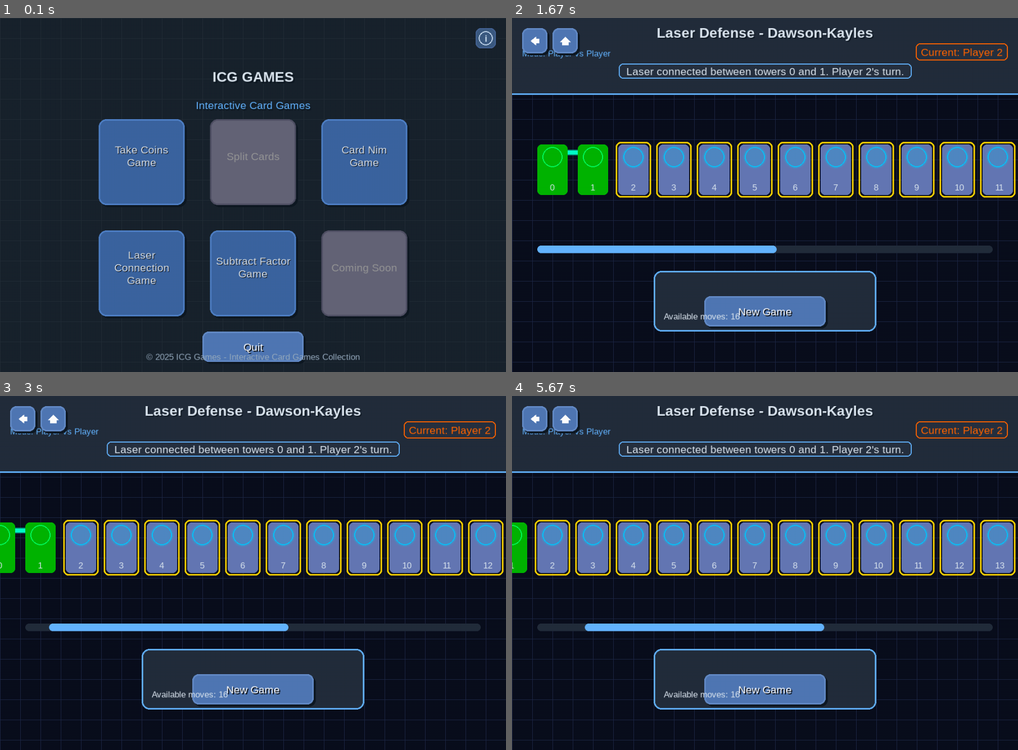
Above: before the commit, frames 1-4 (two rows, left to right).
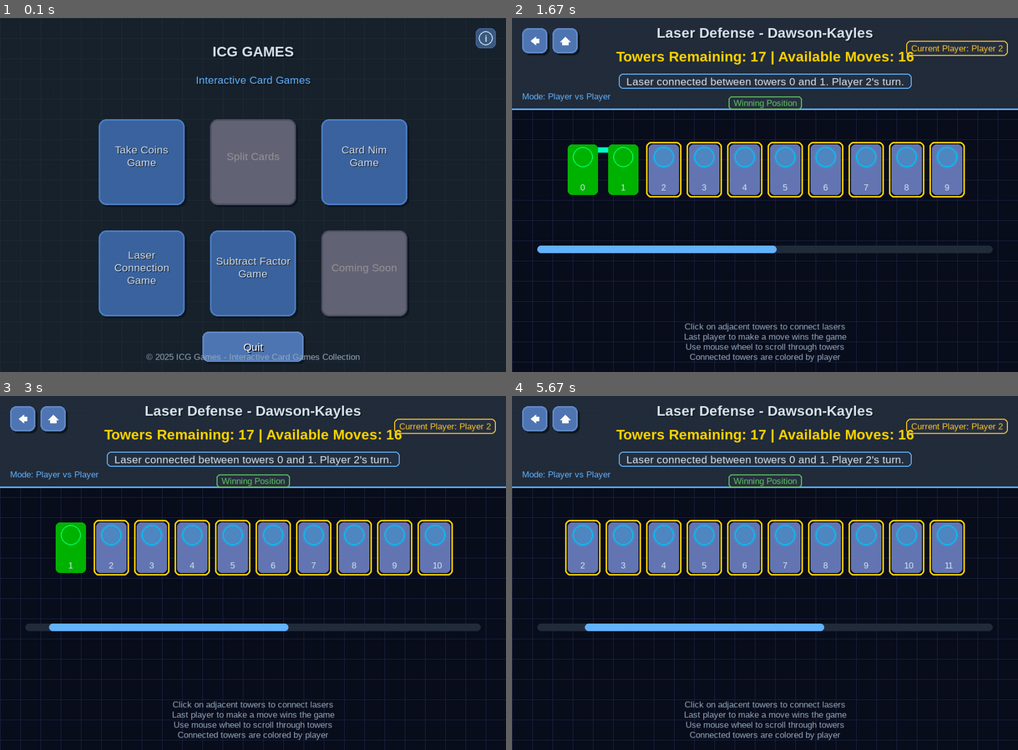
Above: after the commit, the same moments.

Repository: JieteXue/ICG-Games
Game: pygame game, started from Nice/main.py
Two runs of this game, one before a commit and one after it. Both use one fixed random seed, a clock stepped at 60 frames per second and the inputs below.
Inputs:
- Up to frame 1 (0.1 s): no input
- Up to frame 2 (1.67 s): click "Laser" at 0.38 s; click "Player vs Player" at 0.72 s; click "0" at 1.07 s; click "1" at 1.4 s
- Up to frame 3 (3 s): hold Right 1.67-2.13 s; hold Right 2.17-2.63 s; hold Left from 2.67 s (still down)
- Up to frame 4 (5.67 s): release Left at 3.2 s; hold Left 3.23-3.63 s; hold Right 3.67-4.3 s; hold Left 4.33-4.8 s; hold Right 4.83-5.3 s; hold Right from 5.33 s (still down)

The runs differ from the first frame. In frame 1, 0.9% of the frame differs, in the area x 38-62%, y 8-26%; in frame 2, 25%; in frame 3, 26%, in the area x 0-100%, y 6-98%; in frame 4, 25%.

Commit message:
Redesign

Diff:
--- a/Nice/src/games/dawson_kayles/game.py
+++ b/Nice/src/games/dawson_kayles/game.py
@@ -9,7 +9,6 @@
 from games.dawson_kayles.ui import DawsonKaylesUI
 from ui.menus import GameModeSelector
 from utils.constants import CARD_GAME_FPS
-from utils.key_repeat import KeyRepeatManager
 
 class DawsonKaylesInputHandler:
     """Dawson-Kayles游戏输入处理器"""
@@ -17,21 +16,21 @@
     def __init__(self, game_logic, ui):
         self.game_logic = game_logic
         self.ui = ui
-        self.key_repeat_manager = KeyRepeatManager()
-
-    def handle_mouse_click(self, event, tower_buttons, control_buttons):
+
+    def handle_mouse_click(self, event, tower_buttons, control_buttons, game_over_buttons=None):
         """处理鼠标点击事件"""
         mouse_pos = pygame.mouse.get_pos()
 
         if self.game_logic.game_over:
-            # 检查重新开始按钮
-            if control_buttons["restart"].is_clicked(event):
-                self.game_logic.initialize_game(self.game_logic.game_mode, self.game_logic.difficulty)
-                self.ui.scroll_offset = 0
-                self.ui.selected_tower = None
-                return None
+            # 游戏结束，只处理重新开始和导航按钮
+            if game_over_buttons and "restart" in game_over_buttons:
+                if game_over_buttons["restart"].is_clicked(event):
+                    self.game_logic.initialize_game(self.game_logic.game_mode, self.game_logic.difficulty)
+                    self.ui.scroll_offset = 0
+                    self.ui.selected_tower = None
+                    return None
         else:
-            # 检查是否可以交互
+            # 游戏进行中，检查是否可以交互
             can_interact = False
             if self.game_logic.game_mode == "PVP":
                 can_interact = True
@@ -81,11 +80,6 @@
             elif event.key == pygame.K_RIGHT:
                 self.ui.scroll_right(self.game_logic.num_towers)
 
-    def update_key_repeat(self):
-        """更新按键重复状态"""
-        # 当前版本暂不需要按键重复
-        pass
-
 class DawsonKaylesGame(BaseGame):
     """Dawson-Kayles游戏实现"""
 
@@ -103,6 +97,7 @@
 
         # 创建UI组件
         self.control_buttons = self.ui.create_control_buttons()
+        self.game_over_buttons = {}
         self.tower_buttons = []
         self.ai_timer = 0
 
@@ -132,6 +127,9 @@
         for button in self.control_buttons.values():
             button.update_hover(mouse_pos)
 
+        for button in self.game_over_buttons.values():
+            button.update_hover(mouse_pos)
+
         for button in self.tower_buttons:
             button.update_hover(mouse_pos)
 
@@ -141,13 +139,14 @@
 
             elif event.type == pygame.MOUSEBUTTONDOWN:
                 result = self.input_handler.handle_mouse_click(
-                    event, self.tower_buttons, self.control_buttons
+                    event, self.tower_buttons, self.control_buttons, self.game_over_buttons
                 )
                 if result == "back":
                     # 重新初始化游戏设置
                     self.initialize_game_settings()
                     self.ui.scroll_offset = 0
                     self.ui.selected_tower = None
+                    self.game_over_buttons = {}
                 elif result == "home":
                     # 返回主菜单
                     return False
@@ -165,6 +164,10 @@
         """更新游戏状态"""
         # 更新炮塔按钮
         self.tower_buttons = self.ui.create_tower_buttons(self.logic.num_towers)
+
+        # 如果游戏结束，创建游戏结束按钮
+        if self.logic.game_over and not self.game_over_buttons:
+            self.game_over_buttons = self.ui.create_game_over_buttons()
 
         # AI的回合（仅在PvE模式）
         if (self.logic.game_mode == "PVE" and
@@ -195,9 +198,6 @@
             # 绘制炮塔和激光
             self.ui.draw_towers_and_lasers(self.logic, self.tower_buttons)
 
-            # 绘制控制面板
-            self.ui.draw_control_panel(self.control_buttons, self.logic)
-
             # 绘制滚动条
             self.ui.draw_scrollbar(self.logic.num_towers)
 
@@ -207,9 +207,13 @@
             if "home" in self.control_buttons:
                 self.control_buttons["home"].draw(self.screen)
 
-            # 绘制重新开始按钮（游戏结束时）
-            if self.logic.game_over:
-                self.control_buttons["restart"].draw(self.screen)
+            # 绘制操作提示（游戏进行中）
+            if not self.logic.game_over:
+                self.ui.draw_hints()
+            else:
+                # 游戏结束，绘制重新开始按钮
+                for button in self.game_over_buttons.values():
+                    button.draw(self.screen)
 
             pygame.display.flip()
 
@@ -227,7 +231,8 @@
             'game_over': self.logic.game_over,
             'winner': f"Player {self.logic.winner}" if self.logic.winner else None,
             'towers_remaining': sum(self.logic.towers),
-            'available_moves': len(self.logic.get_available_moves())
+            'available_moves': len(self.logic.get_available_moves()),
+            'winning_position': self.logic.judge_win()
         }
 
     def run(self):
--- a/Nice/src/games/dawson_kayles/logic.py
+++ b/Nice/src/games/dawson_kayles/logic.py
@@ -18,11 +18,13 @@
         self.message = ""
         self.game_mode = None
         self.difficulty = None
+        self.winning_cache = {}  # 缓存胜负状态
 
     def initialize_game(self, game_mode, difficulty=None):
         """Initialize a new game"""
         self.game_mode = game_mode
         self.difficulty = difficulty
+        self.winning_cache = {}  # 清空缓存
 
         # 随机生成8-20个炮塔
         self.num_towers = random.randint(8, 20)
@@ -33,7 +35,8 @@
         self.winner = None
 
         if self.game_mode == "PVE":
-            self.message = f"Game Started! {self.num_towers} towers deployed. Player 1's turn."
+            difficulty_names = ["Easy", "Normal", "Hard", "Insane"]
+            self.message = f"Game Started! {self.num_towers} towers deployed. Player 1's turn. Difficulty: {difficulty_names[self.difficulty-1]}"
         else:
             self.message = f"Game Started! {self.num_towers} towers deployed. Player 1's turn."
 
@@ -60,8 +63,15 @@
         # 检查游戏是否结束
         if not self.get_available_moves():
             self.game_over = True
-            self.winner = 3 - self.current_player  # 对方获胜
-            self.message = f"Game Over! Player {self.winner} wins! No more moves available."
+            # 修改胜负规则：最后完成配对的玩家获胜
+            self.winner = self.current_player  # 当前玩家获胜
+            if self.game_mode == "PVE":
+                if self.winner == 1:
+                    self.message = f"Game Over! Player 1 wins! No more moves available."
+                else:
+                    self.message = f"Game Over! AI wins! No more moves available."
+            else:
+                self.message = f"Game Over! Player {self.winner} wins! No more moves available."
         else:
             # 切换玩家
             self.current_player = 3 - self.current_player
@@ -88,6 +98,42 @@
         move = random.choice(available_moves)
         return self.make_move(move)
 
+    def judge_win(self):
+        """判断当前局面对于当前玩家是否为必胜局面"""
+        return self._judge_win_state(tuple(self.towers))
+
+    def _judge_win_state(self, towers_tuple):
+        """递归判断给定状态是否为必胜（对于当前要行动的玩家）"""
+        if towers_tuple in self.winning_cache:
+            return self.winning_cache[towers_tuple]
+
+        # 获取所有可用移动
+        available_moves = []
+        for i in range(len(towers_tuple) - 1):
+            if towers_tuple[i] == 1 and towers_tuple[i + 1] == 1:
+                available_moves.append(i)
+
+        # 如果没有可用移动，则必败（无法行动）
+        if not available_moves:
+            self.winning_cache[towers_tuple] = False
+            return False
+
+        # 尝试每一个移动
+        for move in available_moves:
+            # 执行这个移动
+            new_towers = list(towers_tuple)
+            new_towers[move] = 0
+            new_towers[move + 1] = 0
+            new_towers_tuple = tuple(new_towers)
+            # 如果对手在移动后的状态下必败，那么当前状态必胜
+            if not self._judge_win_state(new_towers_tuple):
+                self.winning_cache[towers_tuple] = True
+                return True
+
+        # 如果所有移动都不能让对手必败，则当前状态必败
+        self.winning_cache[towers_tuple] = False
+        return False
+
     def get_game_state(self):
         """返回游戏状态信息"""
         return {
@@ -98,5 +144,6 @@
             'game_over': self.game_over,
             'winner': self.winner,
             'available_moves': self.get_available_moves(),
-            'message': self.message
+            'message': self.message,
+            'winning_position': self.judge_win()
         }
--- a/Nice/src/games/dawson_kayles/ui.py
+++ b/Nice/src/games/dawson_kayles/ui.py
@@ -49,6 +49,7 @@
         # 炮塔顶部（雷达/发射器）
         top_radius = self.rect.width // 3
         top_center = (self.rect.centerx, self.rect.top + top_radius + 5)
+
         pygame.draw.circle(surface, top_color, top_center, top_radius, 2)
 
         # 如果可用，绘制发光效果
@@ -88,16 +89,6 @@
         self.visible_tower_count = 10  # 可见的炮塔数量
         self.selected_tower = None
         self.highlighted_towers = set()
-        # 计算内容总宽度和屏幕宽度
-        self.content_width = 0
-        self.screen_width = SCREEN_WIDTH
-        self.screen_height = SCREEN_HEIGHT
-
-    def update_content_width(self, num_towers):
-        """更新内容总宽度"""
-        tower_width = 60
-        spacing = 20
-        self.content_width = num_towers * (tower_width + spacing) - spacing + 100
 
     def draw_background(self):
         """绘制科技风格背景"""
@@ -111,11 +102,11 @@
             pygame.draw.line(self.screen, grid_color, (0, y), (SCREEN_WIDTH, y), 1)
 
     def draw_game_info(self, game_logic):
-        """绘制游戏信息面板"""
+        """绘制游戏信息面板（模仿Subtract Factor Game的样式）"""
         # 头部背景
-        header_rect = pygame.Rect(0, 0, SCREEN_WIDTH, 150)
+        header_rect = pygame.Rect(0, 0, SCREEN_WIDTH, 180)
         pygame.draw.rect(self.screen, (35, 45, 60), header_rect)
-        pygame.draw.line(self.screen, ACCENT_COLOR, (0, 150), (SCREEN_WIDTH, 150), 3)
+        pygame.draw.line(self.screen, ACCENT_COLOR, (0, 180), (SCREEN_WIDTH, 180), 3)
 
         # 游戏标题
         title = self.font_manager.large.render("Laser Defense - Dawson-Kayles", True, TEXT_COLOR)
@@ -123,48 +114,70 @@
         self.screen.blit(title_shadow, (SCREEN_WIDTH//2 - title.get_width()//2 + 2, 15))
         self.screen.blit(title, (SCREEN_WIDTH//2 - title.get_width()//2, 13))
 
-        # 游戏模式信息
+        # 游戏模式和难度信息
+        difficulty_names = ["Easy", "Normal", "Hard", "Insane"]
+
         if game_logic.game_mode == "PVP":
             mode_text = "Mode: Player vs Player"
         else:
-            difficulty_names = ["Easy", "Normal", "Hard", "Insane"]
             mode_text = f"Mode: Player vs AI - {difficulty_names[game_logic.difficulty-1]}"
 
         mode_info = self.font_manager.small.render(mode_text, True, ACCENT_COLOR)
-        self.screen.blit(mode_info, (20, 60))
+        self.screen.blit(mode_info, (20, 145))
 
         # 当前玩家信息
         player_colors = {
-            1: (0, 200, 255),  # 玩家1 - 蓝色
-            2: (255, 100, 0)   # 玩家2/AI - 橙色
+            1: WIN_COLOR,  # 玩家1 - 绿色
+            2: (255, 200, 50) if game_logic.game_mode == "PVP" else LOSE_COLOR  # 玩家2或AI
         }
-        player_name = "Player 1" if game_logic.current_player == 1 else "AI" if game_logic.game_mode == "PVE" else "Player 2"
+
+        player_name = "Player 1" if game_logic.current_player == 1 else ("AI" if game_logic.game_mode == "PVE" else "Player 2")
         player_color = player_colors[game_logic.current_player]
 
-        player_text = self.font_manager.medium.render(f"Current: {player_name}", True, player_color)
-        player_bg = pygame.Rect(SCREEN_WIDTH - player_text.get_width() - 40, 50,
+        # 当前玩家显示框
+        player_text = self.font_manager.small.render(f"Current Player: {player_name}", True, player_color)
+        player_bg = pygame.Rect(SCREEN_WIDTH - player_text.get_width() - 40, 45,
                               player_text.get_width() + 20, player_text.get_height() + 10)
         pygame.draw.rect(self.screen, (40, 50, 65), player_bg, border_radius=8)
         pygame.draw.rect(self.screen, player_color, player_bg, 2, border_radius=8)
-        self.screen.blit(player_text, (SCREEN_WIDTH - player_text.get_width() - 30, 55))
-
-        # 游戏状态消息
+        self.screen.blit(player_text, (SCREEN_WIDTH - player_text.get_width() - 30, 50))
+
+        # 当前游戏状态
+        towers_remaining = sum(game_logic.towers)
+        status_text = self.font_manager.large.render(f"Towers Remaining: {towers_remaining} | Available Moves: {len(game_logic.get_available_moves())}",
+                                                    True, HIGHLIGHT_COLOR)
+        self.screen.blit(status_text, (SCREEN_WIDTH//2 - status_text.get_width()//2, 60))
+
+        # 游戏消息
         message_color = (WIN_COLOR if game_logic.game_over and game_logic.winner == 1
                         else LOSE_COLOR if game_logic.game_over and game_logic.winner == 2
+                        else (255, 200, 50) if game_logic.game_over and game_logic.winner == "Player 2"
                         else TEXT_COLOR)
 
         message_lines = wrap_text(game_logic.message, self.font_manager.medium, SCREEN_WIDTH - 100)
         for i, line in enumerate(message_lines):
             message_text = self.font_manager.medium.render(line, True, message_color)
             message_bg_width = message_text.get_width() + 30
-            message_bg = pygame.Rect(SCREEN_WIDTH//2 - message_bg_width//2, 90 + i * 25,
+            message_bg = pygame.Rect(SCREEN_WIDTH//2 - message_bg_width//2, 110 + i * 25,
                                    message_bg_width, message_text.get_height() + 6)
 
             if i == 0:
                 pygame.draw.rect(self.screen, (40, 50, 65), message_bg, border_radius=8)
                 pygame.draw.rect(self.screen, ACCENT_COLOR, message_bg, 2, border_radius=8)
 
-            self.screen.blit(message_text, (SCREEN_WIDTH//2 - message_text.get_width()//2, 93 + i * 25))
+            self.screen.blit(message_text, (SCREEN_WIDTH//2 - message_text.get_width()//2, 113 + i * 25))
+
+        # 胜负状态指示器（Winning/Losing Position）
+        if not game_logic.game_over:
+            game_state = "Winning Position" if game_logic.judge_win() else "Losing Position"
+            state_color = WIN_COLOR if game_logic.judge_win() else LOSE_COLOR
+            state_text = self.font_manager.small.render(game_state, True, state_color)
+
+            state_bg = pygame.Rect(SCREEN_WIDTH//2 - state_text.get_width()//2 - 10, 155,
+                                 state_text.get_width() + 20, state_text.get_height() + 6)
+            pygame.draw.rect(self.screen, (40, 50, 65), state_bg, border_radius=6)
+            pygame.draw.rect(self.screen, state_color, state_bg, 2, border_radius=6)
+            self.screen.blit(state_text, (SCREEN_WIDTH//2 - state_text.get_width()//2, 158))
 
     def draw_towers_and_lasers(self, game_logic, tower_buttons):
         """绘制炮塔和激光"""
@@ -203,54 +216,22 @@
 
     def _draw_laser(self, start_rect, end_rect, player):
         """绘制单个激光连接"""
-        # 激光连接点（从炮塔顶部）
+        # 激光连接点（从炮塔顶部向上一点）
         start_x = start_rect.centerx
-        start_y = start_rect.top + 15  # 从炮塔顶部稍微向下一点
+        start_y = start_rect.top + 10  # 从炮塔顶部向上10像素
         end_x = end_rect.centerx
-        end_y = end_rect.top + 15
+        end_y = end_rect.top + 10
 
         # 激光颜色
         laser_color = (0, 255, 200) if player == 1 else (255, 100, 0)  # 玩家1青蓝，玩家2橙色
 
-        # 绘制粗激光光束（8像素宽）
-        pygame.draw.line(self.screen, laser_color, (start_x, start_y), (end_x, end_y), 8)
-
-        # 添加激光发光效果（更宽）
-        glow_width = max(abs(end_x - start_x), 10) + 30
-        glow_surf = pygame.Surface((glow_width, 20), pygame.SRCALPHA)
-        pygame.draw.line(glow_surf, (*laser_color[:3], 100), (15, 10), (glow_width - 15, 10), 12)
-
-        # 计算旋转角度
-        angle = pygame.math.Vector2(end_x - start_x, end_y - start_y).angle_to((1, 0))
-
-        # 旋转和放置发光效果
-        rotated_glow = pygame.transform.rotate(glow_surf, -angle)
-        glow_rect = rotated_glow.get_rect(center=((start_x + end_x) // 2, (start_y + end_y) // 2))
-        self.screen.blit(rotated_glow, glow_rect)
-
-        # 添加激光端点效果
-        pygame.draw.circle(self.screen, laser_color, (start_x, start_y), 6)
-        pygame.draw.circle(self.screen, laser_color, (end_x, end_y), 6)
-
-    def draw_control_panel(self, control_buttons, game_logic):
-        """绘制控制面板"""
-        control_y = 500
-        control_width = 400
-        control_x = (SCREEN_WIDTH - control_width) // 2
-
-        # 控制面板背景
-        control_bg = pygame.Rect(control_x - 20, control_y, control_width + 40, 120)
-        pygame.draw.rect(self.screen, (35, 45, 60), control_bg, border_radius=15)
-        pygame.draw.rect(self.screen, ACCENT_COLOR, control_bg, 3, border_radius=15)
-
-        # 绘制控制按钮
-        for button in control_buttons.values():
-            button.draw(self.screen)
-
-        # 可用移动信息
-        available_moves = len(game_logic.get_available_moves())
-        moves_text = self.font_manager.small.render(f"Available moves: {available_moves}", True, TEXT_COLOR)
-        self.screen.blit(moves_text, (control_x, control_y + 80))
+        # 绘制粗激光光束（10像素宽）
+        pygame.draw.line(self.screen, laser_color, (start_x, start_y), (end_x, end_y), 10)
+
+        # 添加激光发光效果
+        glow_surf = pygame.Surface((abs(end_x - start_x) + 20, 20), pygame.SRCALPHA)
+        pygame.draw.line(glow_surf, (*laser_color[:3], 80), (10, 10), (glow_surf.get_width() - 10, 10), 12)
+        self.screen.blit(glow_surf, (min(start_x, end_x) - 10, start_y - 10))
 
     def draw_scrollbar(self, total_towers):
         """绘制滚动条"""
@@ -282,33 +263,30 @@
 
     def create_tower_buttons(self, num_towers):
         """创建炮塔按钮"""
-        self.update_content_width(num_towers)
-
         buttons = []
         tower_width = 60
         tower_height = 100
         spacing = 20
 
-        # 计算起始位置（考虑滚动偏移）
-        start_x = 50 - self.scroll_offset * (tower_width + spacing)
+        # 计算起始位置
+        total_width = min(num_towers, self.visible_tower_count) * (tower_width + spacing) - spacing
+        start_x = (SCREEN_WIDTH - total_width) // 2
         y_position = 250
 
-        # 创建当前可见范围内的炮塔按钮
-        for i in range(num_towers):
-            x = start_x + i * (tower_width + spacing)
-
-            # 只创建在屏幕范围内的按钮
-            if -tower_width < x < SCREEN_WIDTH:
-                button = TowerButton(x, y_position, tower_width, tower_height, i, self.font_manager)
-                buttons.append(button)
+        # 创建可见范围内的炮塔按钮
+        start_index = self.scroll_offset
+        end_index = min(self.scroll_offset + self.visible_tower_count, num_towers)
+
+        for i in range(start_index, end_index):
+            x = start_x + (i - start_index) * (tower_width + spacing)
+            button = TowerButton(x, y_position, tower_width, tower_height, i, self.font_manager)
+            buttons.append(button)
 
         return buttons
 
     def create_control_buttons(self):
         """创建控制按钮"""
         buttons = {
-            "restart": Button(SCREEN_WIDTH//2 - 120, 550, 240, 60, "New Game", self.font_manager,
-                            tooltip="Start a new game"),
             "back": Button(20, 20, 50, 50, "", self.font_manager, icon='back',
                           tooltip="Back to mode selection"),
             "home": Button(80, 20, 50, 50, "", self.font_manager, icon='home',
@@ -316,6 +294,13 @@
         }
         return buttons
 
+    def create_game_over_buttons(self):
+        """创建游戏结束时的按钮"""
+        return {
+            "restart": Button(SCREEN_WIDTH//2 - 120, 550, 240, 60, "New Game", self.font_manager,
+                            tooltip="Start a new game")
+        }
+
     def scroll_left(self, total_towers):
         """向左滚动"""
         if self.scroll_offset > 0:
@@ -331,10 +316,9 @@
         if event.type == pygame.MOUSEWHEEL:
             if event.y > 0:  # 向上滚动，向左移动
                 self.scroll_left(total_towers)
-                return True
             elif event.y < 0:  # 向下滚动，向右移动
                 self.scroll_right(total_towers)
-                return True
+            return True
         return False
 
     def update_highlighted_towers(self, available_moves, selected_tower):
@@ -352,3 +336,17 @@
             for move in available_moves:
                 self.highlighted_towers.add(move)
                 self.highlighted_towers.add(move + 1)
+
+    def draw_hints(self):
+        """绘制操作提示"""
+        hint_y = 600
+        hints = [
+            "Click on adjacent towers to connect lasers",
+            "Last player to make a move wins the game",
+            "Use mouse wheel to scroll through towers",
+            "Connected towers are colored by player"
+        ]
+
+        for i, hint in enumerate(hints):
+            hint_text = self.font_manager.small.render(hint, True, (150, 170, 190))
+            self.screen.blit(hint_text, (SCREEN_WIDTH//2 - hint_text.get_width()//2, hint_y + i * 20))
--- a/Nice/src/ui/menus.py
+++ b/Nice/src/ui/menus.py
@@ -204,11 +204,11 @@
         title_shadow = self.font_manager.large.render("ICG GAMES", True, SHADOW_COLOR)
         subtitle_shadow = self.font_manager.medium.render("Interactive Card Games", True, SHADOW_COLOR)
 
-        self.screen.blit(title_shadow, (SCREEN_WIDTH//2 - title.get_width()//2 + 3, 103))
-        self.screen.blit(subtitle_shadow, (SCREEN_WIDTH//2 - subtitle.get_width()//2 + 2, 163))
-
-        self.screen.blit(title, (SCREEN_WIDTH//2 - title.get_width()//2, 100))
-        self.screen.blit(subtitle, (SCREEN_WIDTH//2 - subtitle.get_width()//2, 160))
+        self.screen.blit(title_shadow, (SCREEN_WIDTH//2 - title.get_width()//2 + 3, 53))
+        self.screen.blit(subtitle_shadow, (SCREEN_WIDTH//2 - subtitle.get_width()//2 + 2, 113))
+
+        self.screen.blit(title, (SCREEN_WIDTH//2 - title.get_width()//2, 50))
+        self.screen.blit(subtitle, (SCREEN_WIDTH//2 - subtitle.get_width()//2, 110))
 
     def handle_events(self):
         """Handle menu events"""
